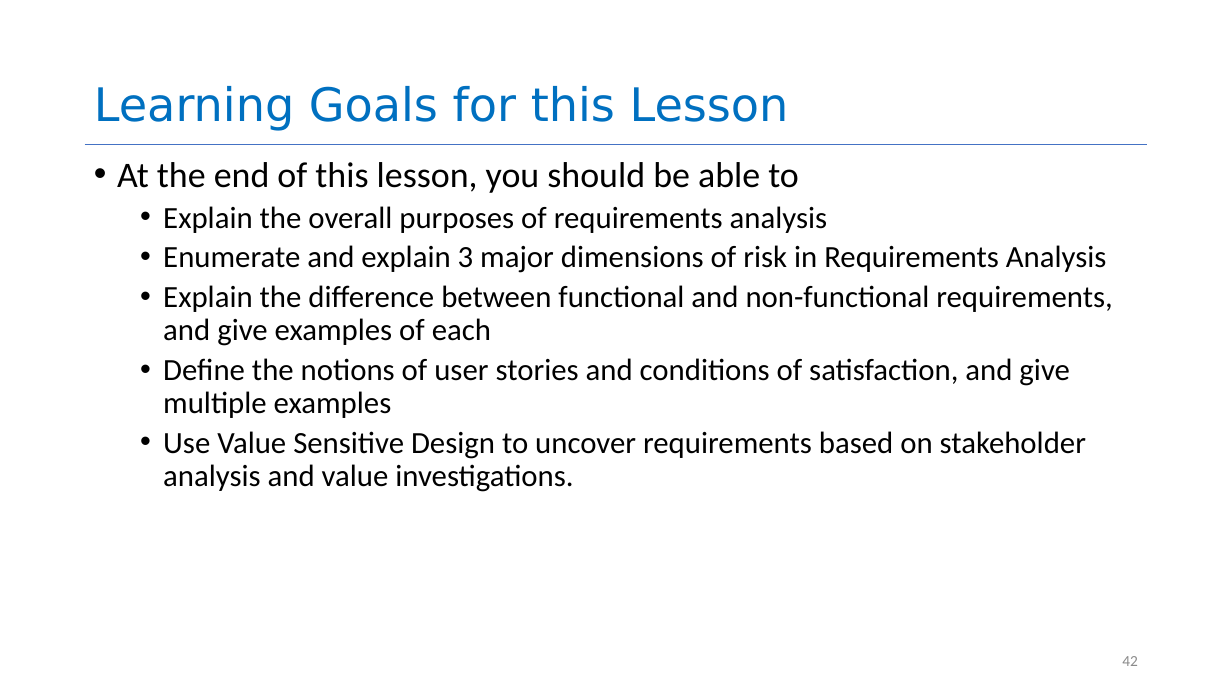
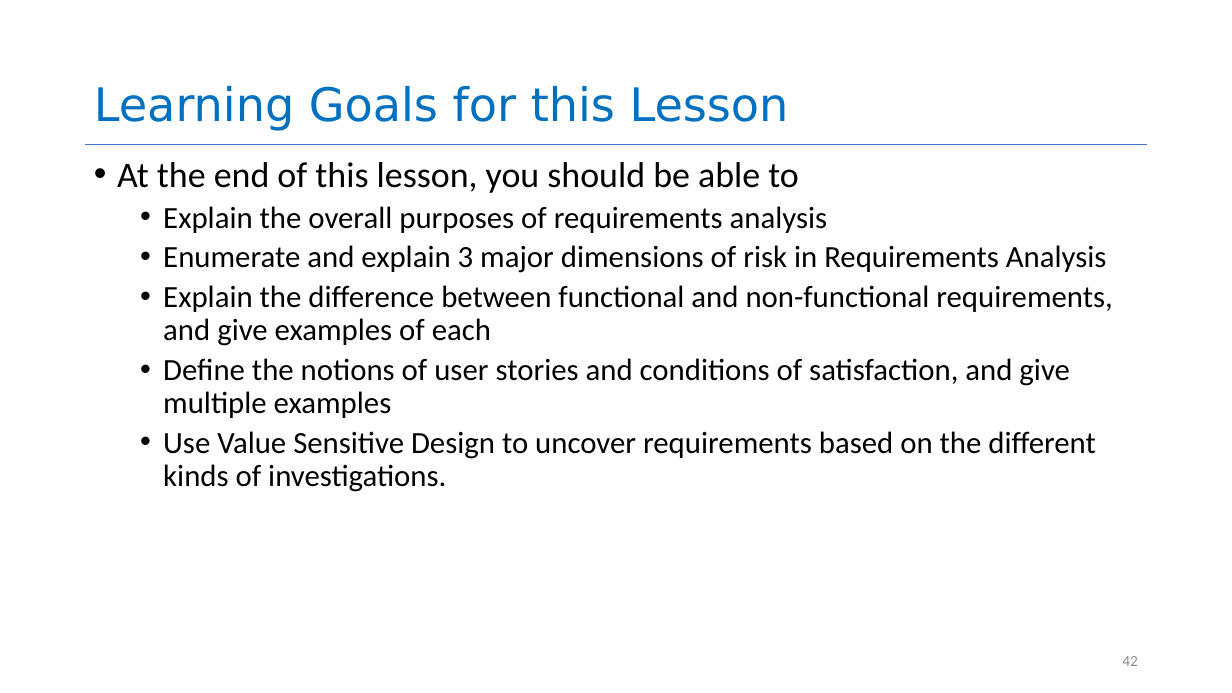
Before and after one commit to yashburshe/CS4530-Fall-2025, a slide deck: slide 42 of Slides/Module 01.2 Requirements Gathering.pptx. Drawn at 1232x693 pixels with LibreOffice and Linux fonts; fonts in the diff are those of the drawing. Boxes give left, top, right and bottom in pixels: in the first picture for what was removed or moved away, otherwise in the second. Text is boxed around its words. In the diff, an @@ line names an element or a change of style, - is before the commit and + after.

```diff
--- a/Slides/Module 01.2 Requirements Gathering.pptx
+++ b/Slides/Module 01.2 Requirements Gathering.pptx
@@ text at (163, 431, 1096, 492): text changed @@
-  • Use Value Sensitive Design to uncover requirements based on stakeholder analysis and value investigations.
+  • Use Value Sensitive Design to uncover requirements based on the different kinds of investigations.
```
Also in this commit, not shown: 6 other slides changed, 3 other files.
